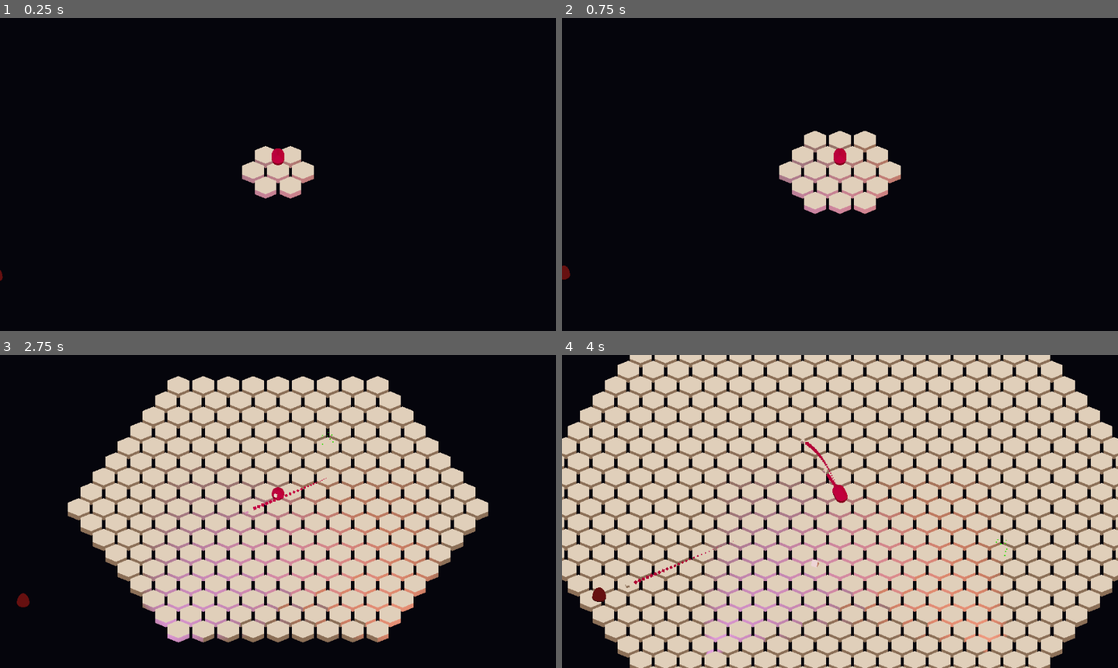
Above: before the commit, frames 1-4 (two rows, left to right).
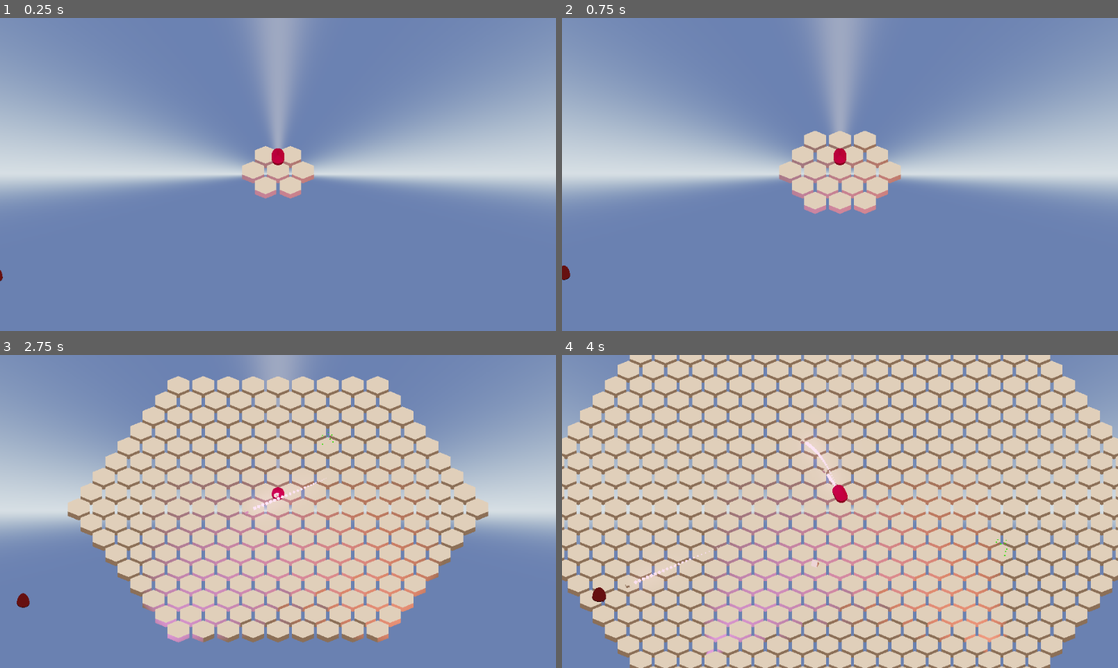
Above: after the commit, the same moments.

Repository: Trixxo/3dpix
Game: Godot game, scene res://Main.tscn
Same seed, same stepped clock (60 frames per second), same inputs: the game is played once before the commit and once after it.
Inputs (mouse positions are in pixels of both pictures, inside the frame that each line leads up to):
- Up to frame 1 (0.25 s): no input
- Up to frame 2 (0.75 s): tap Enter at 0.5 s; move the mouse to (962, 158) at 0.52 s; tap Space at 0.6 s
- Up to frame 3 (2.75 s): tap Space at 0.77, 1.07, 1.52, 1.55, 1.82, 2.1 s; move the mouse to (166, 527) at 1.27 s; click (166, 527) at 1.35 s; move the mouse to (333, 442) at 2.02 s
- Up to frame 4 (4 s): move the mouse to (812, 574) at 2.77 s; click (812, 574) at 2.85 s; tap Space at 3.02, 3.05, 3.32, 3.6, 3.77 s; move the mouse to (1006, 558) at 3.52 s

The runs differ from the first frame. In frame 1, 99% of the frame differs, in the area x 0-100%, y 0-100%; in frame 2, 96%; in frame 3, 57%; in frame 4, 15%.

Commit message:
fix turbo spin

Diff:
--- a/2DMain.gd
+++ b/2DMain.gd
@@ -8,17 +8,17 @@
 
 # Called when the node enters the scene tree for the first time.
 func _ready():
-	pass # Replace with function body.
+    pass # Replace with function body.
 
 
 func _input(event):
-	if event is InputEventKey and event.pressed:
-		if event.scancode == KEY_SPACE:
-			var hex_map_node = $'Viewport/hex_map'
-			hex_map_node.delete_children(hex_map_node)
-			hex_map_node.map_size += 1
-			hex_map_node.hex_map = hex_map_node.hexes_in_range(hex_map_node.map_size)
-			hex_map_node.create_hex_meshes_from_cells()
+    if event is InputEventKey and event.pressed:
+        if event.scancode == KEY_SPACE:
+            var hex_map_node = $'Viewport/hex_map'
+            hex_map_node.delete_children(hex_map_node)
+            hex_map_node.map_size += 1
+            hex_map_node.hex_map = hex_map_node.hexes_in_range(hex_map_node.map_size)
+            hex_map_node.create_hex_meshes_from_cells()
 
 
 
--- a/Cube_projectile.tscn
+++ b/Cube_projectile.tscn
@@ -30,7 +30,7 @@
 particles_anim_h_frames = 1
 particles_anim_v_frames = 1
 particles_anim_loop = false
-albedo_color = Color( 0.678431, 0, 0.266667, 1 )
+albedo_color = Color( 1.68, 1, 1.27, 1 )
 
 [sub_resource type="QuadMesh" id=5]
 material = SubResource( 9 )
--- a/Enemy.gd
+++ b/Enemy.gd
@@ -20,25 +20,25 @@
 
 # Called when the node enters the scene tree for the first time.
 func _ready():
-	var enemies = get_tree().get_nodes_in_group("enemeies")
+    var enemies = get_tree().get_nodes_in_group("enemeies")
 
-	base_scale = scale
+    base_scale = scale
 
-	add_to_group("enemies")
+    add_to_group("enemies")
 
 func play_hit_animation(dir):
-	hit_anim_timer = 1
-	hit_dir = dir
+    hit_anim_timer = 1
+    hit_dir = dir
 
 # Called every frame. 'delta' is the elapsed time since the previous frame.
 func _process(dt):
-	if hit_anim_timer > 0:
-		scale = base_scale - sin(hit_anim_timer * PI) * hit_dir * 0.5
-		hit_anim_timer -= dt * 5.0
-	else:
-		hit_anim_timer = 0
-	# if hit_anim_timer > 0:
-	# 	global_transform.origin += hit_dir.normalized() * 1.5
-	# 	hit_anim_timer -= dt
+    if hit_anim_timer > 0:
+        scale = base_scale - sin(hit_anim_timer * PI) * hit_dir * 0.5
+        hit_anim_timer -= dt * 5.0
+    else:
+        hit_anim_timer = 0
+    # if hit_anim_timer > 0:
+    # 	global_transform.origin += hit_dir.normalized() * 1.5
+    # 	hit_anim_timer -= dt
 
-	global_transform = global_transform.translated((target - transform[3]).normalized() * 2 * dt)
+    global_transform = global_transform.translated((target - transform[3]).normalized() * 2 * dt)
--- a/Main.tscn
+++ b/Main.tscn
@@ -138,6 +138,7 @@
 
 [node name="Plane" type="MeshInstance" parent="Viewport/StaticBody"]
 transform = Transform( 1, 0, 0, 0, 1, 0, 0, 0, 1, 0, 1.58946e-08, 0 )
+visible = false
 mesh = SubResource( 1 )
 skeleton = NodePath("")
 material/0 = SubResource( 2 )
--- a/projectile.gd
+++ b/projectile.gd
@@ -20,75 +20,75 @@
 var sphere_expolsion_scene = preload("res://Particle_Damage.tscn")
 
 func _ready():
-	# vel = (target.global_transform.origin - global_transform.origin).normalized() * speed
-	pass
+    # vel = (target.global_transform.origin - global_transform.origin).normalized() * speed
+    pass
 
 func _process(dt):
-	steer_force = pow(speed_factor, 2) * max_steer_force
-	speed = update_speed()
-	acc += seek(target)
-	vel += acc * dt
-	vel = self.clamp(vel, speed)
-	# rotation = vel
-	# look_at(Vector3(1, 0, 0), Vector3.UP)
-	# rotation.y = PI / 2.0
-	transform.basis = Transform.IDENTITY.looking_at(vel, Vector3.UP).basis
-	global_transform = global_transform.translated(Vector3.FORWARD * vel.length() * dt)
+    steer_force = pow(speed_factor, 2) * max_steer_force
+    speed = update_speed()
+    acc += seek(target)
+    vel += acc * dt
+    vel = self.clamp(vel, speed)
+    # rotation = vel
+    # look_at(Vector3(1, 0, 0), Vector3.UP)
+    # rotation.y = PI / 2.0
+    transform.basis = Transform.IDENTITY.looking_at(vel, Vector3.UP).basis
+    global_transform = global_transform.translated(Vector3.FORWARD * vel.length() * dt)
 
-	if (target != null and is_instance_valid(target)):
-		if (global_transform[3].distance_to(target.global_transform[3]) <= 1):
-			hit_target()
-	else:
-		find_target()
+    if (target != null and is_instance_valid(target)):
+        if (global_transform[3].distance_to(target.global_transform[3]) <= 1):
+            hit_target()
+    else:
+        find_target()
 
 func hit_target():
-	target.play_hit_animation(target.global_transform.origin - global_transform.origin)
-	target.health -= damage
-	var sphere_explosion = sphere_expolsion_scene.instance()
-	sphere_explosion.transform.origin = target.global_transform.origin
-	get_tree().get_root().add_child(sphere_explosion)
-	sphere_explosion.get_node("Particles").emitting = true
-	sphere_explosion.get_node("Particles2").emitting = true
-	var vec_to_target = target.global_transform.origin - global_transform.origin
-	sphere_explosion.rotate_object_local(Vector3(0, 1, 0), atan2(vec_to_target.z, -vec_to_target.x))
-	if target.health <= 0:
-		target.queue_free()
+    target.play_hit_animation(target.global_transform.origin - global_transform.origin)
+    target.health -= damage
+    var sphere_explosion = sphere_expolsion_scene.instance()
+    sphere_explosion.transform.origin = target.global_transform.origin
+    get_tree().get_root().add_child(sphere_explosion)
+    sphere_explosion.get_node("Particles").emitting = true
+    sphere_explosion.get_node("Particles2").emitting = true
+    var vec_to_target = target.global_transform.origin - global_transform.origin
+    sphere_explosion.rotate_object_local(Vector3(0, 1, 0), atan2(vec_to_target.z, -vec_to_target.x))
+    if target.health <= 0:
+        target.queue_free()
 
-	queue_free()
+    queue_free()
 
 class SortMan:
-	static func enemy_sort_dist(a, b):
-		return a.transform.origin.length() < b.transform.origin.length()
+    static func enemy_sort_dist(a, b):
+        return a.transform.origin.length() < b.transform.origin.length()
 
 func find_target():
-	var enemies_sorted = get_tree().get_nodes_in_group("enemies")
-	enemies_sorted.sort_custom(SortMan, "enemy_sort_dist")
-	if not enemies_sorted.size() > 0: return
-	var first_enemy = enemies_sorted[0]
-	target = first_enemy
-	target.effective_health -= damage
-	if target.effective_health <= 0:
-		target.remove_from_group("enemies")
+    var enemies_sorted = get_tree().get_nodes_in_group("enemies")
+    enemies_sorted.sort_custom(SortMan, "enemy_sort_dist")
+    if not enemies_sorted.size() > 0: return
+    var first_enemy = enemies_sorted[0]
+    target = first_enemy
+    target.effective_health -= damage
+    if target.effective_health <= 0:
+        target.remove_from_group("enemies")
 
 
 func seek(target) -> Vector3:
-	var steer = Vector3.ZERO
-	if is_instance_valid(target):
-		var desired = (target.global_transform.origin - global_transform.origin).normalized() * speed
-		steer = (desired - vel).normalized() * steer_force
-	return steer
+    var steer = Vector3.ZERO
+    if is_instance_valid(target):
+        var desired = (target.global_transform.origin - global_transform.origin).normalized() * speed
+        steer = (desired - vel).normalized() * steer_force
+    return steer
 
 func update_speed() -> float:
-	if is_instance_valid(target) and global_transform[3].length() < self.current_max_distance(target.global_transform[3]):
-		speed_factor = global_transform[3].length() / self.current_max_distance(target.global_transform[3])
+    if is_instance_valid(target) and global_transform[3].length() < self.current_max_distance(target.global_transform[3]):
+        speed_factor = global_transform[3].length() / self.current_max_distance(target.global_transform[3])
 
-	return min(minimum_speed + speed_factor * max_speed, max_speed)
+    return min(minimum_speed + speed_factor * max_speed, max_speed)
 
 func clamp(vec: Vector3, length: float) -> Vector3:
-	if (vec.length() > length):
-		return vec.normalized() * speed
-	else:
-		return vec
+    if (vec.length() > length):
+        return vec.normalized() * speed
+    else:
+        return vec
 
 func current_max_distance(target: Vector3) -> float:
-	return (target - init_pos).length()
+    return (target - init_pos).length()
--- a/spinning_cube.gd
+++ b/spinning_cube.gd
@@ -11,71 +11,69 @@
 signal finished_interpolation
 
 func _ready():
-	# $AnimationPlayer3.play("spin")
-	# instance_cube()
-	if name == "spinning_cube":
-		origin_transform = transform
-		origin_rotation = transform.basis
-		_timer = Timer.new()
-		add_child(_timer)
+    # $AnimationPlayer3.play("spin")
+    # instance_cube()
+    if name == "spinning_cube":
+        origin_transform = transform
+        origin_rotation = transform.basis
+        _timer = Timer.new()
+        add_child(_timer)
 
-		_timer.connect("timeout", self, "instance_cube")
-		_timer.set_wait_time(1.0 / GlobalVars.attack_speed)
-		_timer.set_one_shot(false)
-		_timer.start()
-	else:
-		get_node("/root/Node2D/Viewport/spinning_cube").on_new_tower()
+        _timer.connect("timeout", self, "instance_cube")
+        _timer.set_wait_time(1.0 / GlobalVars.attack_speed)
+        _timer.set_one_shot(false)
+        _timer.start()
+    else:
+        get_node("/root/Node2D/Viewport/spinning_cube").on_new_tower()
 
 func _process(dt):
-	if not name == "spinning_cube":
-		rotation.y += dt
+    if not name == "spinning_cube":
+        rotation.y += dt
 
-	if target_velocity != null:
-		transform.basis = Basis(interpolate_quat(target_velocity, dt).get_euler())
+    if target_velocity != null:
+        transform.basis = Basis(interpolate_quat(target_velocity, dt).get_euler())
 
 func on_new_tower():
-	GlobalVars.attack_speed += 0.2
-	_timer.set_wait_time(1.0 / GlobalVars.attack_speed)
+    GlobalVars.attack_speed += 0.2
+    _timer.set_wait_time(1.0 / GlobalVars.attack_speed)
 
 func instance_cube():
-	var cube
-	var enemies = get_tree().get_nodes_in_group("enemies")
-	if enemies.size() > 0 and target_velocity == null:
-		cube = cube_projectile_scene.instance()
-		cube.transform.origin.y = 4
-		cube.vel = rand_vec_on_sphere() * cube.speed
-		cube.transform = cube.transform.translated(cube.vel.normalized() * (self.mesh.mid_height / 2.0))
+    var cube
+    var enemies = get_tree().get_nodes_in_group("enemies")
+    if enemies.size() > 0 and target_velocity == null:
+        cube = cube_projectile_scene.instance()
+        cube.transform.origin.y = 4
+        cube.vel = rand_vec_on_sphere() * cube.speed
+        cube.transform = cube.transform.translated(cube.vel.normalized() * (self.mesh.mid_height / 2.0))
 
-		target_velocity = cube.vel
+        target_velocity = cube.vel
 
-		yield(self, 'finished_interpolation')
-		get_tree().get_root().add_child(cube)
+        yield(self, 'finished_interpolation')
+        get_tree().get_root().add_child(cube)
 
 
 func interpolate_quat(target, dt):
-	var origin_quat = Quat(origin_rotation)
-	var target_transform = Transform.IDENTITY.looking_at(target, Vector3(0, 1, 0))
-	# target_transform = target_transform.rotated(target_transform.basis.x, -PI / 2.0)
-	var target_quat = Quat(target_transform.basis)
-	if not origin_quat.is_normalized() or not target_quat.is_normalized():
-		print("not normalized")
+    var origin_quat = Quat(origin_rotation)
+    var target_transform = Transform.IDENTITY.looking_at(target, Vector3(0, 1, 0))
+    # target_transform = target_transform.rotated(target_transform.basis.x, -PI / 2.0)
+    var target_quat = Quat(target_transform.basis)
 
-	if ((-transform.basis.z.normalized()).distance_to(target.normalized())) < 0.1:
-		emit_signal('finished_interpolation')
-		print("finished interpolation")
-		origin_rotation = transform.basis
-		interpolation_factor = 0
-		target_velocity = null
-		return Quat(transform.basis)
-	else:
-		interpolation_factor += min(1, dt * GlobalVars.attack_speed * 1.5)
-		return origin_quat.normalized().slerp(target_quat.normalized(), interpolation_factor)
+    if ((-transform.basis.z.normalized()).distance_to(target.normalized())) < 0.1:
+        emit_signal('finished_interpolation')
+        origin_rotation = transform.basis
+        interpolation_factor = 0
+        target_velocity = null
+        return Quat(transform.basis)
+    else:
+        interpolation_factor += dt * GlobalVars.attack_speed * 1.5
+        interpolation_factor = min(1, interpolation_factor)
+        return origin_quat.normalized().slerp(target_quat.normalized(), interpolation_factor)
 
 
 func rand_vec_on_sphere() -> Vector3:
-	var angle = randf() * 2.0 * PI
-	var z = randf() * 2.0 - 1.0
-	var result = Vector3(sqrt(1.0 - pow(z, 2)) * cos(angle), sqrt(1.0 - pow(z, 2)) * sin(angle), z)
-	if (result.y < 0):
-		result = rand_vec_on_sphere()
-	return result
+    var angle = randf() * 2.0 * PI
+    var z = randf() * 2.0 - 1.0
+    var result = Vector3(sqrt(1.0 - pow(z, 2)) * cos(angle), sqrt(1.0 - pow(z, 2)) * sin(angle), z)
+    if (result.y < 0):
+        result = rand_vec_on_sphere()
+    return result
Not shown, added: .editorconfig
